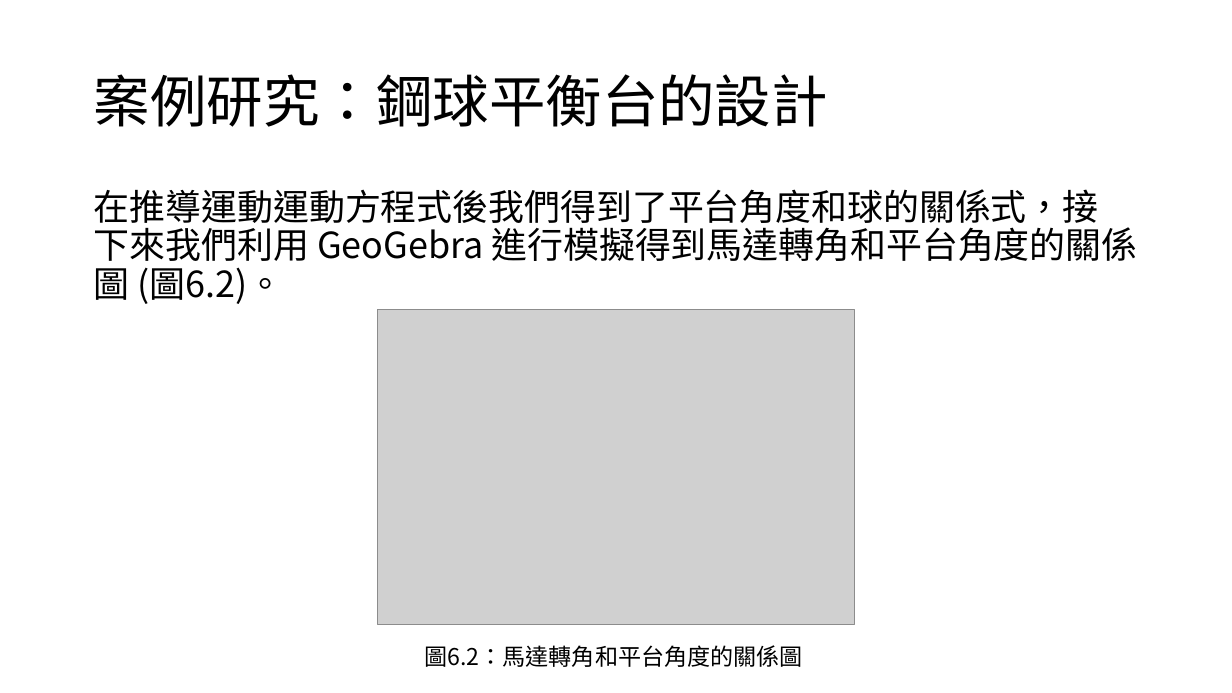
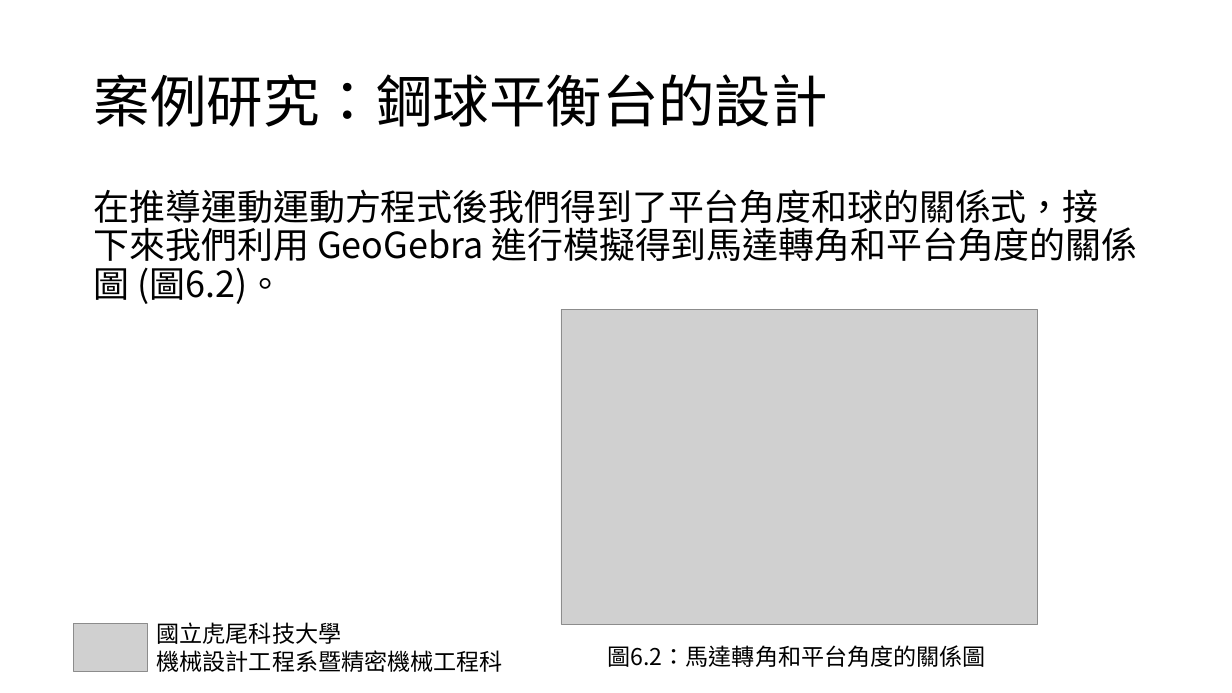
Before and after one commit to snowfall-killer/pj4101, a slide deck: slide 15 of PPT/專題報告PPT.pptx. Drawn at 1232x693 pixels with LibreOffice and Linux fonts; fonts in the diff are those of the drawing; grey boxes stand for pictures. Boxes give left, top, right and bottom in pixels: in the first picture for what was removed or moved away, otherwise in the second. Text is boxed around its words. In the diff, an @@ line names an element or a change of style, - is before the commit and + after.

```diff
--- a/PPT/專題報告PPT.pptx
+++ b/PPT/專題報告PPT.pptx
@@ picture: place and size @@
-picture at bbox=[378, 310, 854, 625]
+picture at bbox=[561, 310, 1037, 625]
@@ picture added at bbox=[74, 624, 148, 672] @@
@@ text added at bbox=[157, 622, 503, 672], 18 pt, text #000000 @@
+國立虎尾科技大學
+機械設計工程系暨精密機械工程科
@@ text "圖6.2：馬達轉角和平台角度的關係圖": place and size @@
-text "圖6.2：馬達轉角和平台角度的關係圖" at bbox=[424, 645, 803, 667]
+text "圖6.2：馬達轉角和平台角度的關係圖" at bbox=[607, 645, 986, 667]
```
Also in this commit, not shown: 19 other slides changed.
